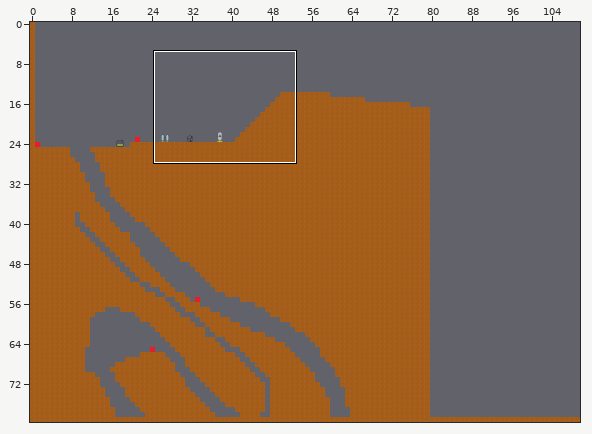
Tiled map (JSON) -- build/maps/world.json. Above: a wide view before the commit, with the close-up outlined.
Close-up. As it was:
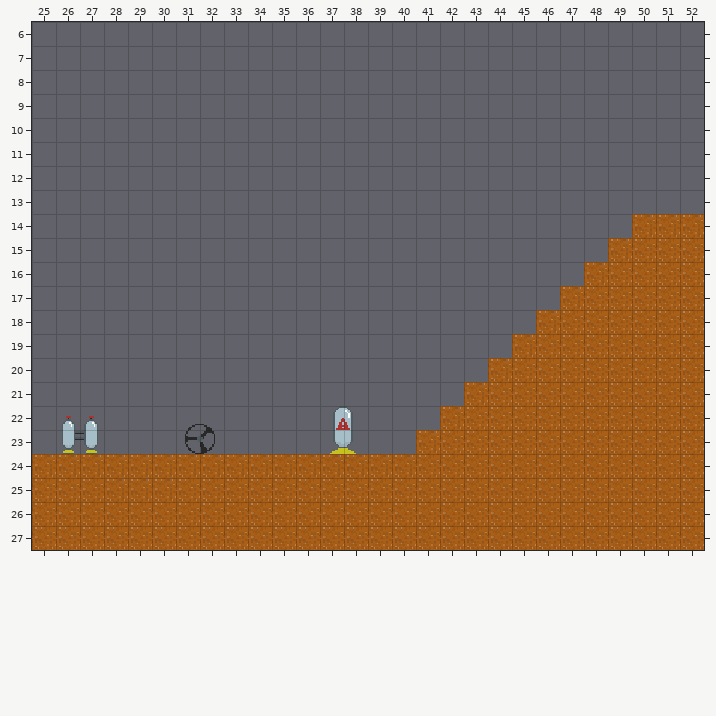
Cells are 16x16 px. Shown: x 25..52, y 6..27. The commit also changed other parts of the map, which this record leaves out.
Once edited:
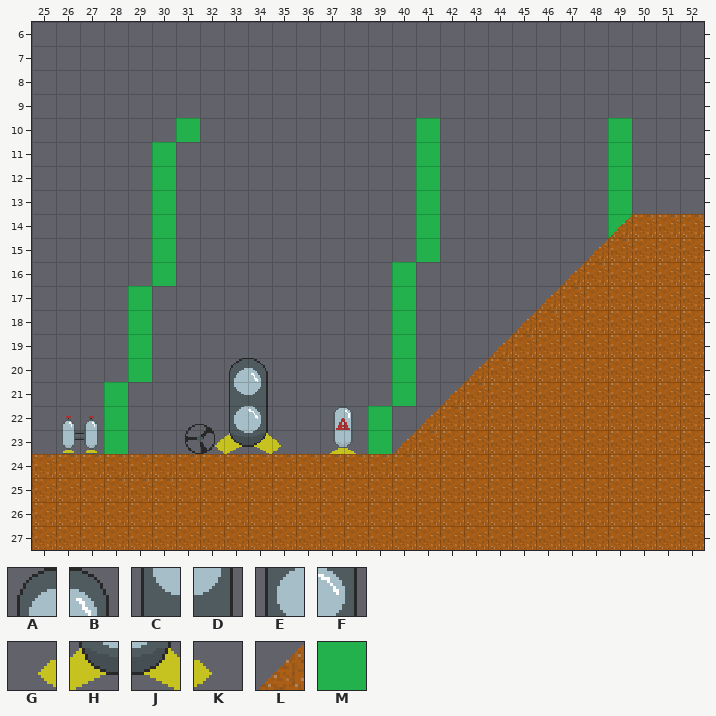
Key: from "huge_tiles": A 19, B 20, C 27, D 28, E 35, F 36, G 42, H 43, J 44, K 45; from "tiles": L 4, M 10.
_ is an empty cell.
Tiles of an added or newly shown layer are drawn over the layers below it.
What changed:
Layer "background" (now shown):
y 10: x 31 _ -> M; x 41 _ -> M; x 49 _ -> M
y 11..14: x 30 _ -> M; x 41 _ -> M; x 49 _ -> M
y 15: x 30 _ -> M; x 41 _ -> M
y 16: x 30 _ -> M; x 40 _ -> M
y 17..20: x 29 _ -> M; x 40 _ -> M
y 21: x 28 _ -> M; x 40 _ -> M
y 22..23: x 28 _ -> M; x 39 _ -> M
Layer "background_2" (now shown):
y 20: x 33..34 __ -> AB
y 21: x 33..34 __ -> CD
y 22: x 33..34 __ -> EF
y 23: x 32..35 ____ -> GHJK
Layer "foreground" (now shown):
y 14: x 49 _ -> L
y 15: x 48 _ -> L
y 16: x 47 _ -> L
y 17: x 46 _ -> L
y 18: x 45 _ -> L
y 19: x 44 _ -> L
y 20: x 43 _ -> L
y 21: x 42 _ -> L
y 22: x 41 _ -> L
y 23: x 40 _ -> L
